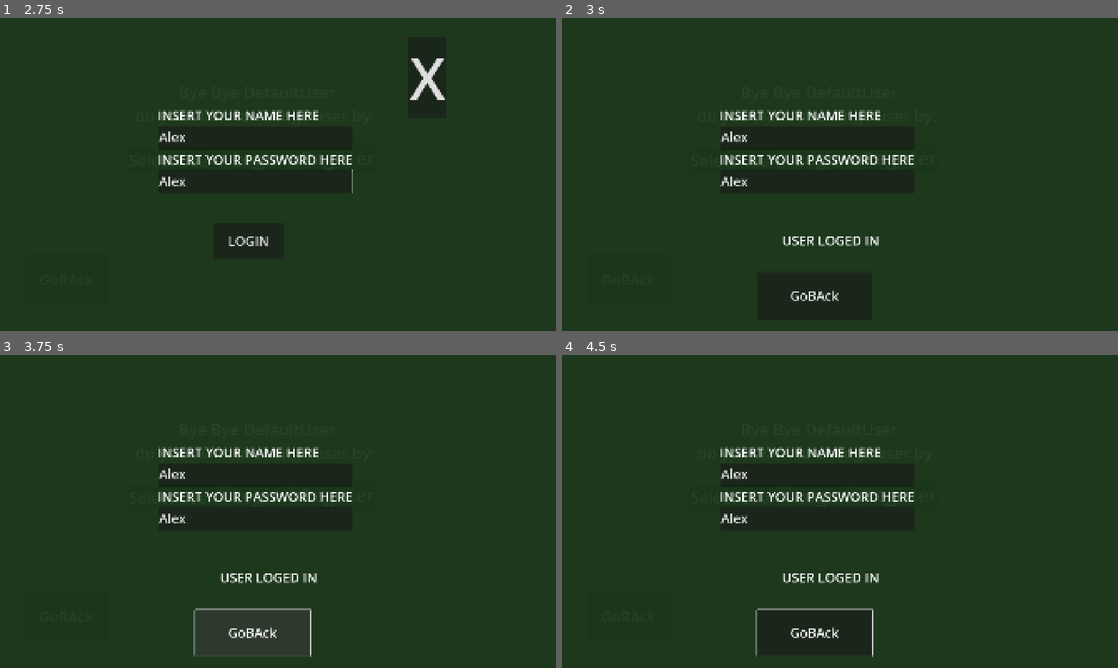
Above: before the commit, frames 1-4 (two rows, left to right).
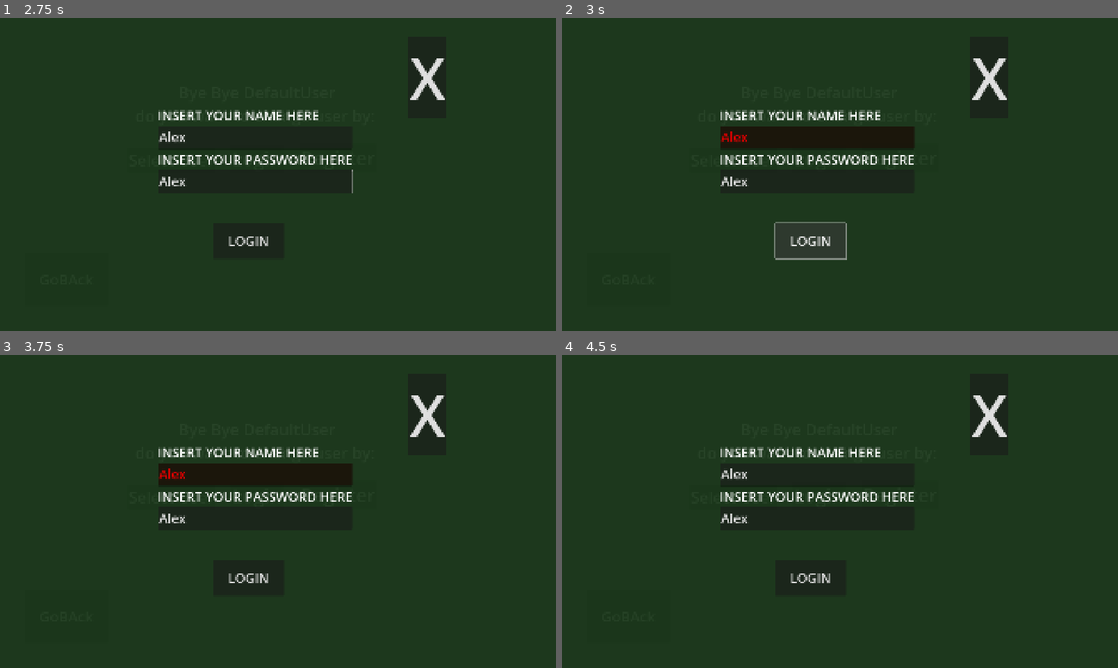
Above: after the commit, the same moments.

Repository: diablohumastudio/NvC-Data-Systems
Game: Godot game, scene res://main.tscn
The game is run twice, just before and just after one commit, with the same random seed, the same clock (stepped at 60 frames per second) and the same inputs.
Inputs (mouse positions are in pixels of both pictures, inside the frame that each line leads up to):
- Up to frame 1 (2.75 s): click "Change User" at 0.5 s; click "Login" at 1.25 s; click (255, 136) at 2.02 s; type "Alex" at 2.1 s; click (255, 180) at 2.25 s; type "Alex" at 2.33 s
- Up to frame 2 (3 s): click "LOGIN" at 2.75 s
- Up to frame 3 (3.75 s): click "GoBAck" at 3.5 s
- Up to frame 4 (4.5 s): click "Register" at 4.25 s

Frame 1 is identical in both runs. In frame 2, 1.2% of the frame differs, in the area x 28-80%, y 12-91%; in frame 3, 1.2%, in the area x 28-80%, y 12-97%; in frame 4, 1.1%.
Error before the commit: Attempt to call function 'instantiate' in base 'null instance' on a null instance. (res://screens/login_register_menu/pop_ups/log_reg_pop_ups/login_pop_up/logi…

Commit message:
loging_pop_up implemented. UDS fixed set_current_user() and functions added to login. Some names changed in UDS for logic

Diff:
--- a/global_systems/user_data_system/user_data_system.gd
+++ b/global_systems/user_data_system/user_data_system.gd
@@ -41,10 +41,29 @@
 
 	return new_user_data
 
-func set_current_user(user_credentials: UserCredentials) -> void:
-	var new_user_index: int = users_credentials.credentials.find(user_credentials)
+func set_current_user(user_name: String) -> void:
+	save_user_data_to_disk()
+	var current_user_credentials: UserCredentials
+	for user_credential in users_credentials.credentials:
+		if user_credential.user_name == user_name:
+			current_user_credentials = user_credential
+	var new_user_index: int = users_credentials.credentials.find(current_user_credentials)
 	users_credentials.current_user_index = new_user_index
-	current_user_data = load(_USER_FILE_BASE + user_credentials.user_name + ".tres")
+	current_user_data = load(_USER_FILE_BASE + current_user_credentials.user_name + ".tres")
+
+func user_exists(user_name: String)->bool:
+	for user_credential in users_credentials.credentials:
+		if user_credential.user_name == user_name:
+			return true
+	return false
+
+func is_user_password_valid(user_name: String, password: String) -> bool:
+	if user_exists(user_name): push_error("No user with this name")
+	for user_credential in users_credentials.credentials:
+		if user_credential.user_name == user_name:
+			if user_credential.password == password:
+				return true
+	return false
 
 func save_user_data_to_disk() -> void:
 	var result : Error = ResourceSaver.save(users_credentials, _USERS_CREDENTIALS_FILE_PATH)
--- a/screens/login_register_menu/pop_ups/log_reg_pop_ups/login_pop_up/login_pop_up.gd
+++ b/screens/login_register_menu/pop_ups/log_reg_pop_ups/login_pop_up/login_pop_up.gd
@@ -1,16 +1,15 @@
 class_name LogInPopUp extends UserProcessPopUp
 
 func _on_acept_btn_pressed() -> void:
-	#if !UDS.user_exists(%UserName.text):
-		#%UserName.warn_validation("User not found")
-		#return
-	#elif !UDS.validate_user_password(%UserName.text, %UserPassword.text):
-		#%UserPassword.warn_validation("Password doesnt match")
-		#return
-	#else:
-		#UDS.change_user(%UserName.text)
+	if !UDS.user_exists(%UserName.text):
+		%UserName.warn_validation("User not found")
+		return
+	elif !UDS.is_user_password_valid(%UserName.text, %UserPassword.text):
+		%UserPassword.warn_validation("Password doesnt match")
+		return
+	else:
+		UDS.set_current_user(%UserName.text)
 		super()
 
 func _on_go_back_pressed() -> void:
-	var welcome_menu_user = load("res://screens/welcome_menu/welcome_menu_user/welcome_menu_user.tscn").instantiate()
-	SMS.get_container("Main").goto_scene(welcome_menu_user)
+	SMS.change_scene(GC.SCREENS_UIDS.WELCOME_MENU)
--- a/screens/login_register_menu/pop_ups/log_reg_pop_ups/register_pop_up/register_pop_up.gd
+++ b/screens/login_register_menu/pop_ups/log_reg_pop_ups/register_pop_up/register_pop_up.gd
@@ -10,7 +10,7 @@
 		var new_credentials = UserCredentials.new()
 		new_credentials.user_name = %UserName.text
 		new_credentials.password = %UserPassword.text
-		UDS.create_user_data(new_credentials)
+		UDS.create_new_user(new_credentials)
 
 func _on_go_back_pressed() -> void:
 	SMS.change_scene(GC.SCREENS_UIDS.WELCOME_MENU)
--- a/screens/login_register_menu/pop_ups/select_user_pop_up/select_user_btn/select_user_btn.gd
+++ b/screens/login_register_menu/pop_ups/select_user_pop_up/select_user_btn/select_user_btn.gd
@@ -11,7 +11,7 @@
 
 func _on_toggled(toggled_on: bool) -> void:
 	if toggled_on == true:
-		UDS.set_current_user(user_credentials)
+		UDS.set_current_user(user_credentials.user_name)
 		modulate = Color.AQUAMARINE
 		text = base_text + "    SELECTED"
 	else:
